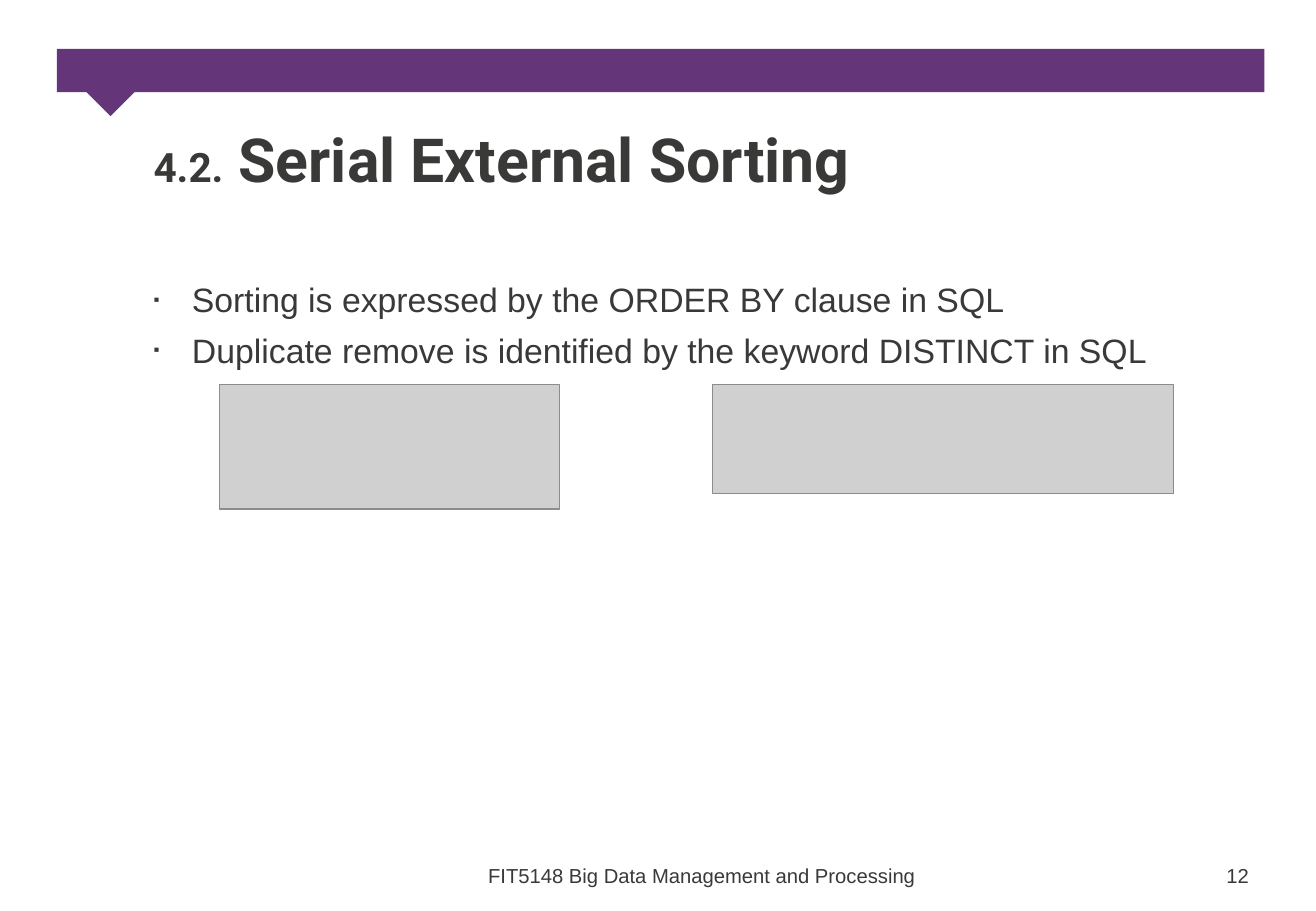
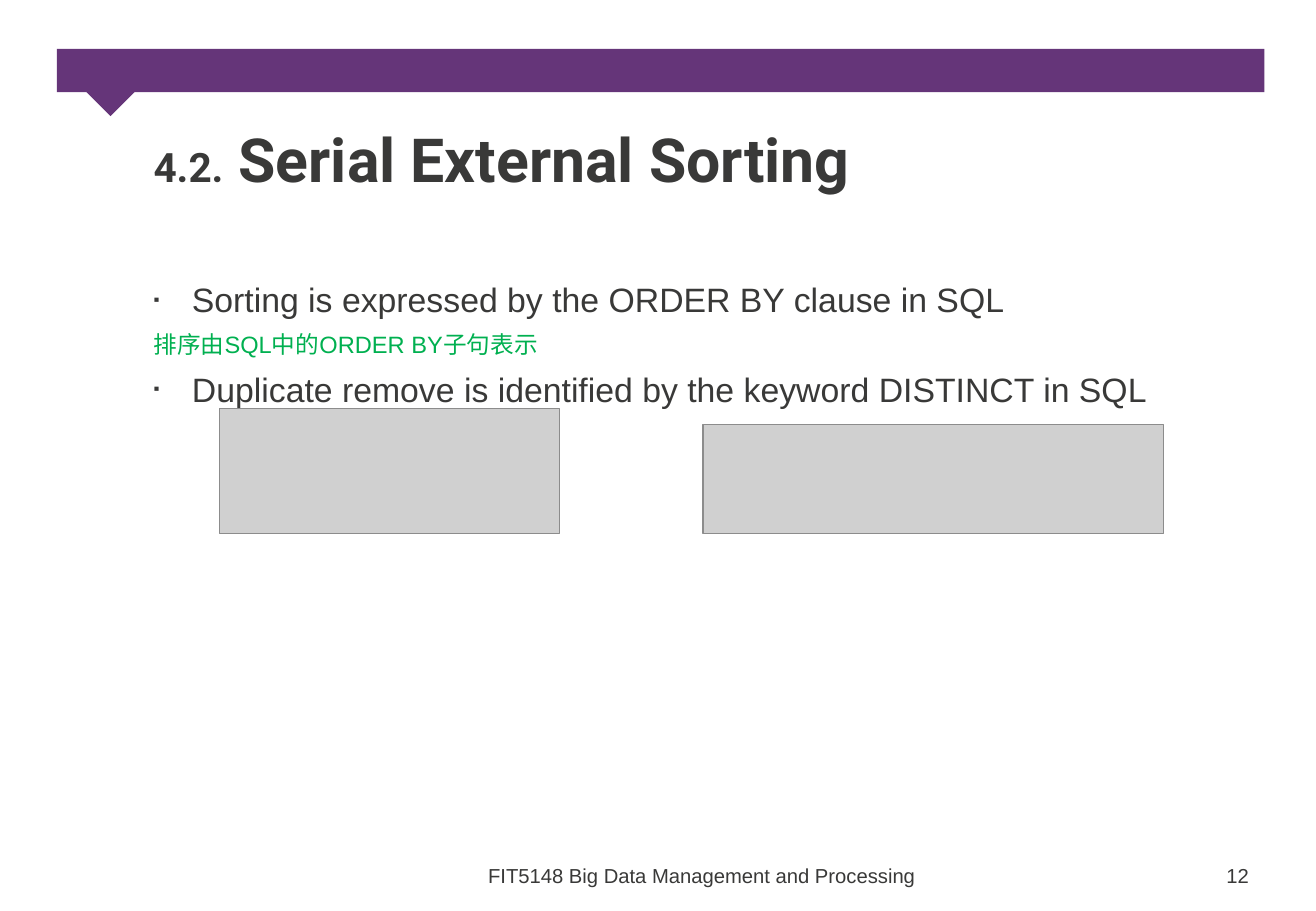
Before and after one commit to xianlinfeng/Documents, a slide deck: slide 12 of FIT5148/week5/FIT5148-5a-Volume-ParSort.pptx. Drawn at 1316x911 pixels with LibreOffice and Linux fonts; fonts in the diff are those of the drawing; grey boxes stand for pictures; background and template pictures are left out. Boxes give left, top, right and bottom in pixels: in the first picture for what was removed or moved away, otherwise in the second. Text is boxed around its words. In the diff, an @@ line names an element or a change of style, - is before the commit and + after.

```diff
--- a/FIT5148/week5/FIT5148-5a-Volume-ParSort.pptx
+++ b/FIT5148/week5/FIT5148-5a-Volume-ParSort.pptx
@@ text at bbox=[154, 333, 537, 358]: paragraph added @@
+排序由SQL中的ORDER BY子句表示
@@ picture: place and size @@
-picture at bbox=[220, 385, 560, 509]
+picture at bbox=[220, 410, 560, 533]
@@ picture: place and size @@
-picture at bbox=[713, 385, 1174, 493]
+picture at bbox=[704, 425, 1164, 533]
```
Also in this commit, not shown: 9 other slides changed, 22 other files.
